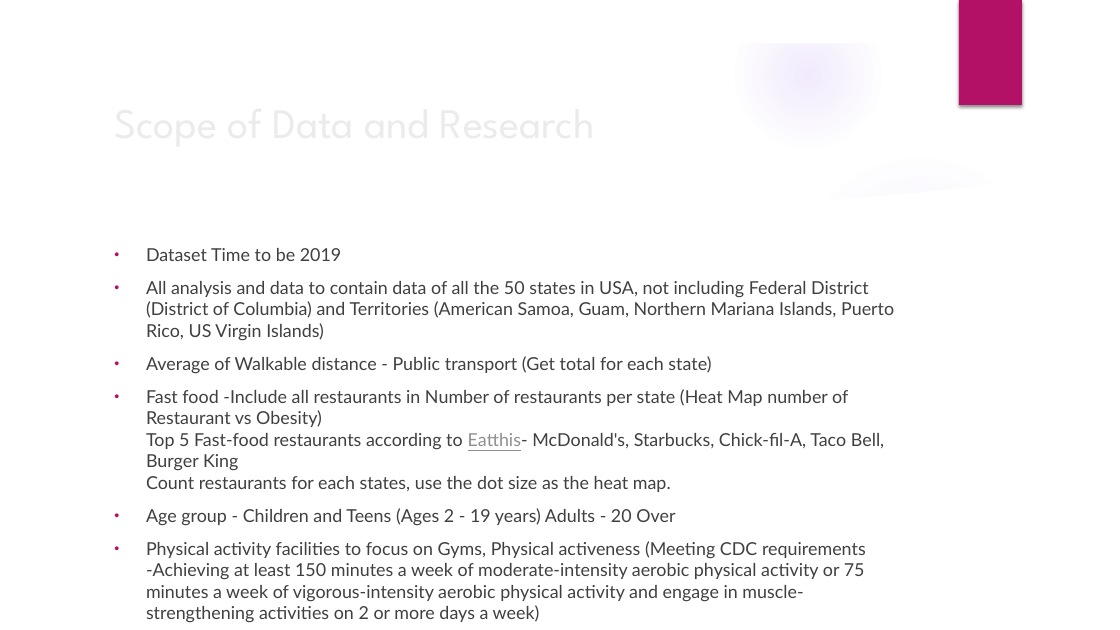
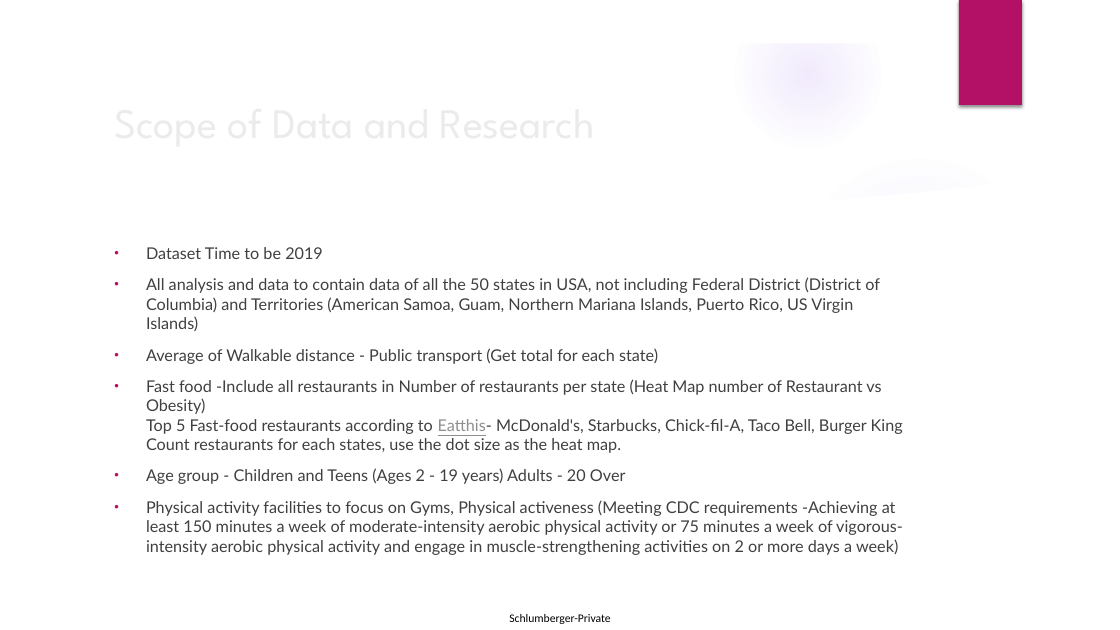
Before and after one commit to rajeshnair1984/Project_Obesity, a slide deck: slide 3 of O3_presentation.pptx. Drawn at 1120x630 pixels with LibreOffice and Linux fonts; fonts in the diff are those of the drawing; background and template pictures are left out. Boxes give left, top, right and bottom in pixels: in the first picture for what was removed or moved away, otherwise in the second. Text is boxed around its words. In the diff, an @@ line names an element or a change of style, - is before the commit and + after.

Commit message:
update powerpoint

```diff
--- a/O3_presentation.pptx
+++ b/O3_presentation.pptx
@@ text "Dataset Time to be 2019" at [146,247,903,555]: size 15.3 to 13.9 pt @@
@@ text added at [509,614,610,624], 10 pt, text #000000 @@
+Schlumberger-Private
```
Also in this commit, not shown: 9 other slides changed, 5 slides added, 2 other files.
